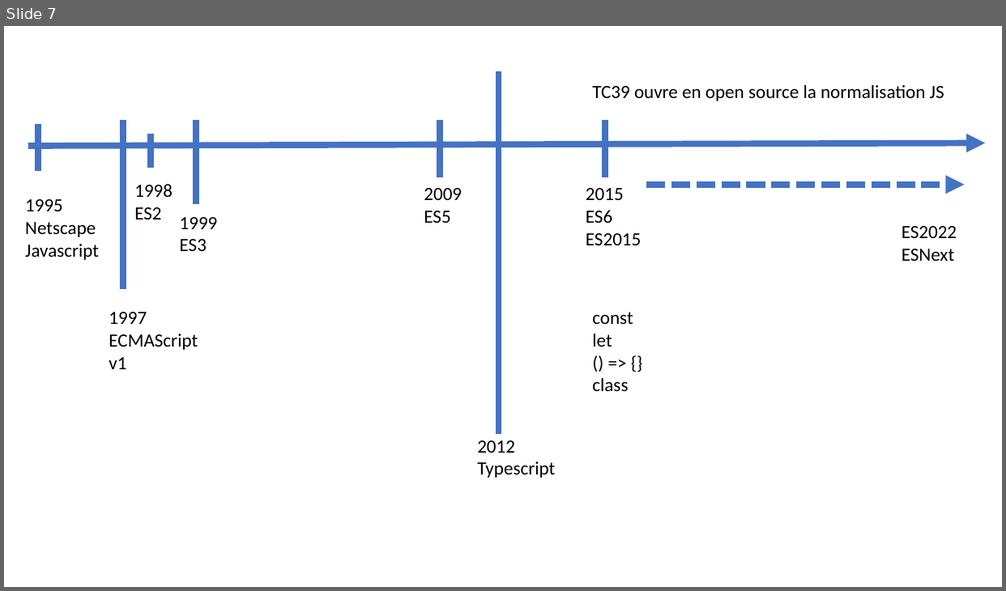
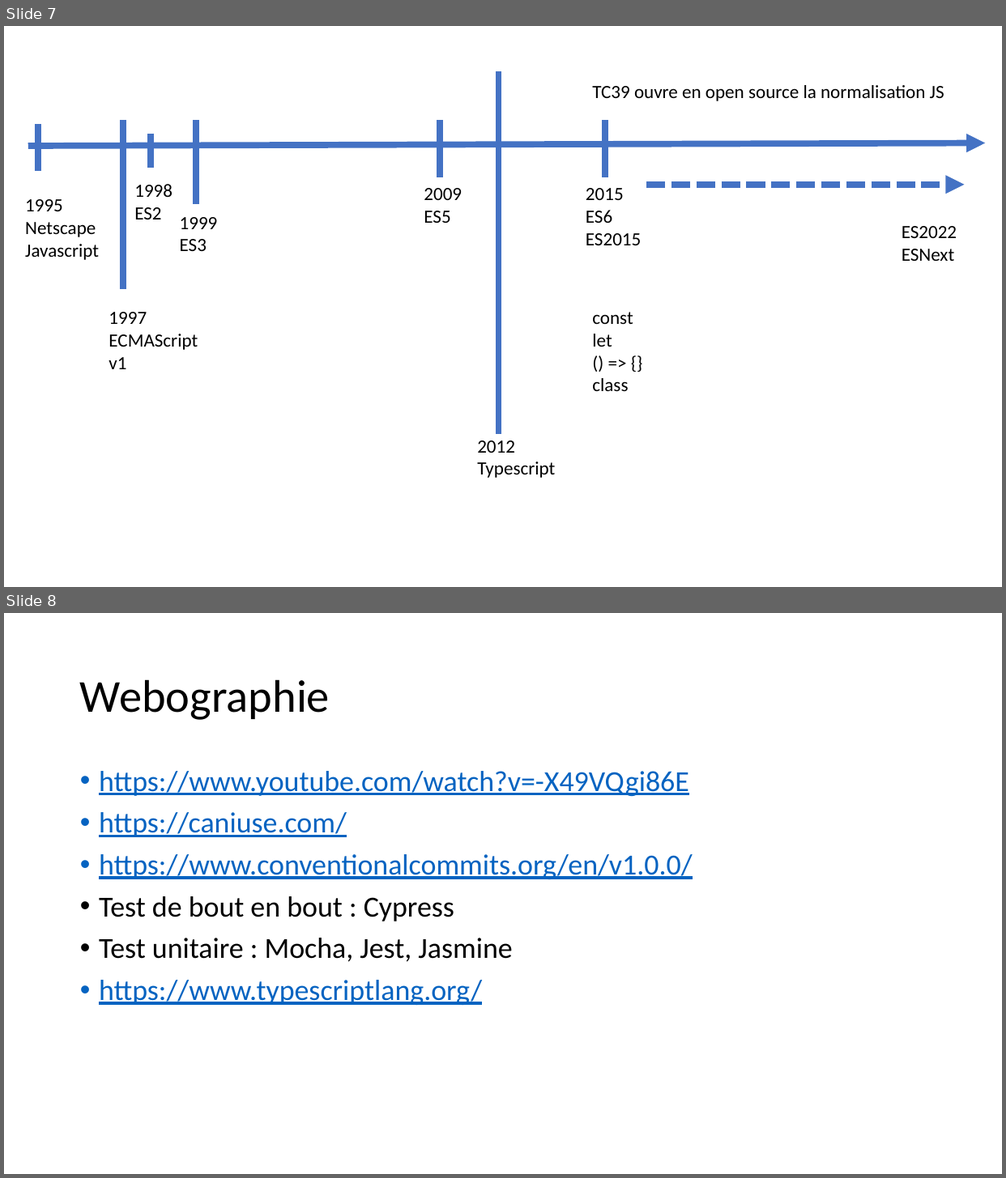
Before and after one commit to jlg-formation/tsr-mai-2022, a slide deck: notes.pptx. Shown one above the other, each under a label of ours: slide 7 before the commit, slides 7 and 8 after it. The pictures are 1006x591 and 1006x1178 pixels, drawn with LibreOffice and Linux fonts; fonts in the diff are those of the drawing. Boxes give left, top, right and bottom in pixels: in the first picture for what was removed or moved away, otherwise in the second. Text is boxed around its words. In the diff, an @@ line names an element or a change of style, - is before the commit and + after.

```diff
--- a/notes.pptx
+++ b/notes.pptx
@@ slide 8 added at bbox=[4, 613, 1002, 1174], background #FFFFFF @@
@@ title added at bbox=[80, 679, 330, 720], 44 pt, text #000000 @@
+Webographie
@@ text added at bbox=[99, 771, 692, 1005], 28 pt, text #0563C1, underline @@
+• https://www.youtube.com/watch?v=-X49VQgi86E
+• https://caniuse.com/
+• https://www.conventionalcommits.org/en/v1.0.0/
+• Test de bout en bout : Cypress
+• Test unitaire : Mocha, Jest, Jasmine
+• https://www.typescriptlang.org/
```
Also in this commit, not shown: 1 slide changed, 9 other slides added.
